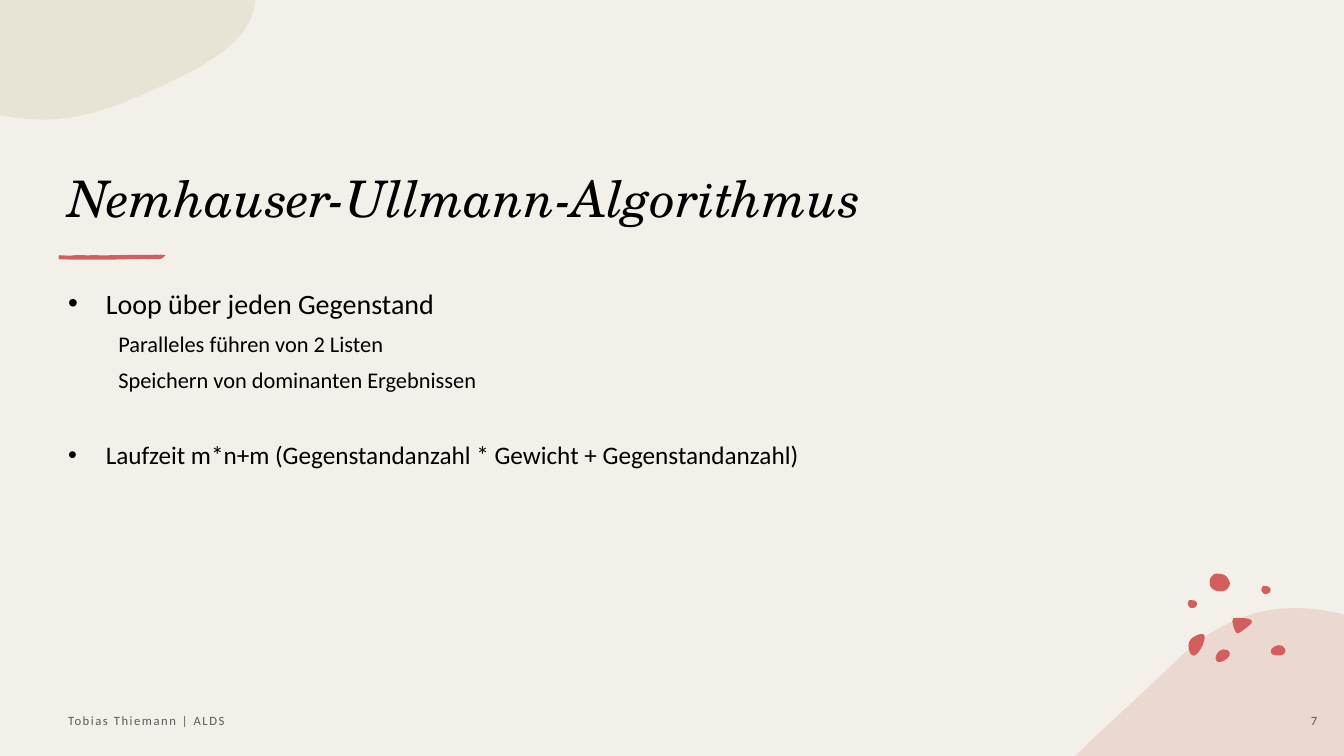
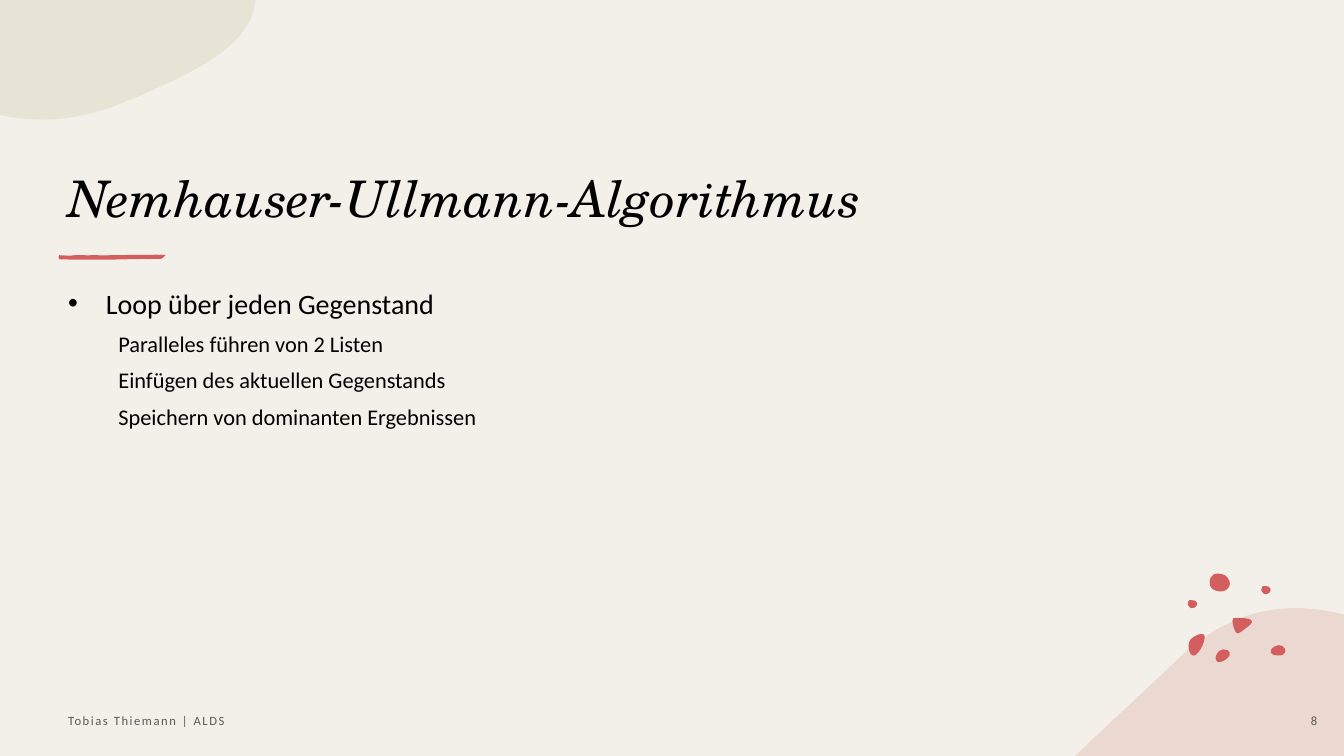
Before and after one commit to Tabisch/ALDS2324, a slide deck: slide 8 of Seminar/Rucksack-Problem_Thiemann.pptx (slide 7 before the commit). Drawn at 1344x756 pixels with LibreOffice and Linux fonts; fonts in the diff are those of the drawing. Boxes give left, top, right and bottom in pixels: in the first picture for what was removed or moved away, otherwise in the second. Text is boxed around its words. In the diff, an @@ line names an element or a change of style, - is before the commit and + after.

```diff
--- a/Seminar/Rucksack-Problem_Thiemann.pptx
+++ b/Seminar/Rucksack-Problem_Thiemann.pptx
@@ text at (x1=118, y1=372, x2=445, y2=392): paragraph added @@
+    Einfügen des aktuellen Gegenstands
@@ text at (x1=106, y1=445, x2=799, y2=469): paragraph removed @@
-  • Laufzeit m*n+m (Gegenstandanzahl * Gewicht + Gegenstandanzahl)
@@ page number at (x1=1311, y1=716, x2=1317, y2=725): text changed @@
-7
+8
```
Also in this commit, not shown: 5 other slides changed, 5 slides added, 10 other files.
